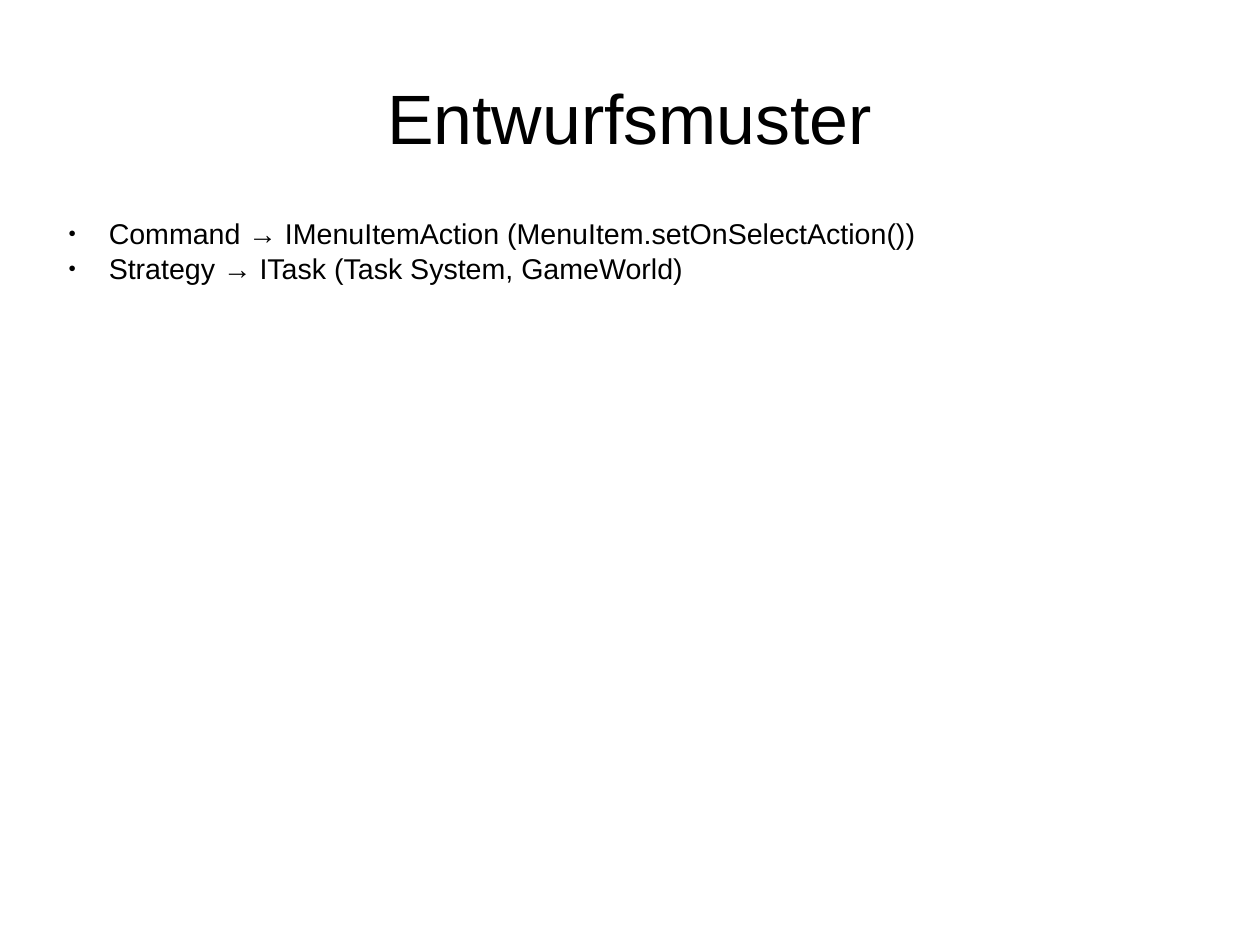
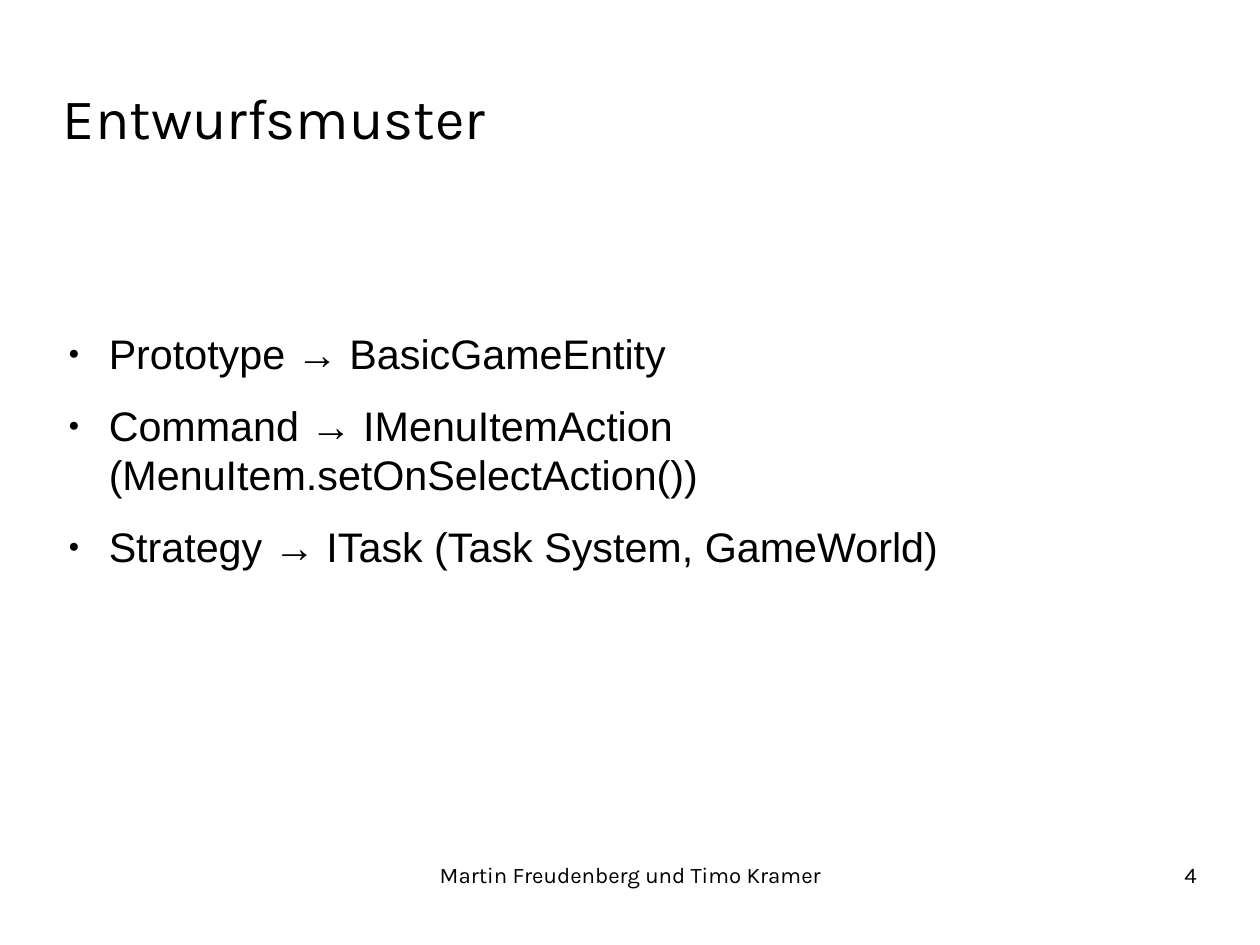
Before and after one commit to TimoKramer/PatFra, a slide deck: slide 4 of Dokumente/Praese.odp. Drawn at 1260x945 pixels with LibreOffice and Linux fonts; fonts in the diff are those of the drawing; background and template pictures are left out. Boxes give left, top, right and bottom in pixels: in the first picture for what was removed or moved away, otherwise in the second. Text is boxed around its words. In the diff, an @@ line names an element or a change of style, - is before the commit and + after.

```diff
--- a/Dokumente/Praese.odp
+++ b/Dokumente/Praese.odp
@@ title "Entwurfsmuster": place and size @@
-title "Entwurfsmuster" at bbox=[387, 93, 872, 145]
+title "Entwurfsmuster" at bbox=[63, 99, 485, 140]
@@ title "Entwurfsmuster" at bbox=[63, 99, 485, 140]: size 44 to 36 pt, font Arial to Karla; alignment centre to left @@
@@ text "Prototype → BasicGameEntity": place and size @@
-text "Prototype → BasicGameEntity" at bbox=[109, 223, 915, 284]
+text "Prototype → BasicGameEntity" at bbox=[109, 339, 938, 570]
@@ text at bbox=[109, 339, 665, 377]: paragraph added @@
+● Prototype → BasicGameEntity
@@ text at bbox=[109, 411, 938, 570]: size 18 to 26 pt in "Command → IMenuItemAction (MenuItem.setOnSelectAction())", "Strategy → ITask (Task System, GameWorld)"; more space between paragraphs @@
@@ text added at bbox=[440, 867, 821, 889], 14 pt, text #000000 @@
+Martin Freudenberg und Timo Kramer
@@ page number added at bbox=[1184, 869, 1196, 883], 14 pt, text #000000 @@
+4
```
Also in this commit, not shown: 7 other slides changed.
